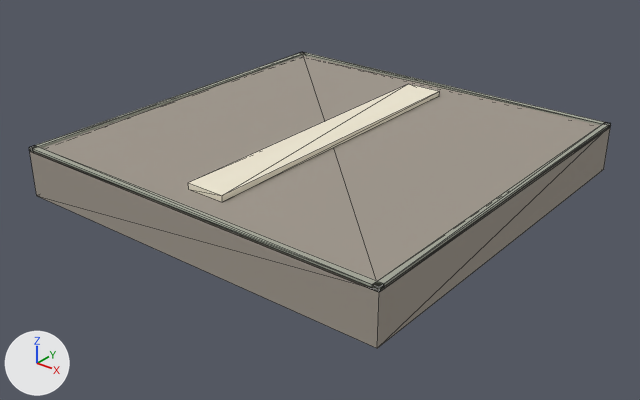
An edit to the glTF model assets/Blocks/glTF/Block_Road_Main.glb, drawn before and after from the same camera.
One viewpoint serves both versions: a 50 mm lens placed at (2.46, -3.15, 1.72), pointed at (0.02, -0.1, -0.17). Every picture has the same lights, and +X, +Y and +Z are marked at lower left. The picture after the commit comes second. Mesh edges are drawn as thin lines. Where no turn or scale is listed for an object, it has been applied to the vertices. Vertices at exactly the same position are counted once.

The older version as bpy lines, for what is in view:
```python
me_geometry_0 = bpy.data.meshes.new('geometry_0')
me_geometry_0.from_pydata(...)  # 40 vertices, 72 faces; spans x -1.0..1.0, y -1.0..1.0, z -0.12..0.15
me_geometry_0.materials.append(mat_material_0)
ob_geometry_0 = bpy.data.objects.new('geometry_0', me_geometry_0)
ob_geometry_0.location = (0.0, 0.0, 0.0)
```
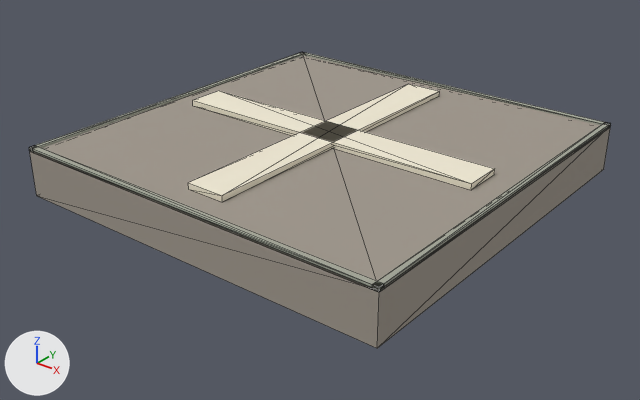
The change, as JSON lines over the scene's bpy script:
```json
{"block": "me_geometry_0", "where": "# used by ob_geometry_0; location = (0.0, 0.0, 0.0)"}
{"op": "remove", "block": "me_geometry_0", "code": "me_geometry_0.from_pydata(...)  # 40 vertices, 72 faces; spans x -1.0..1.0, y -1.0..1.0, z -0.12..0.15"}
{"op": "add", "block": "me_geometry_0", "code": "me_geometry_0.from_pydata(...)  # 48 vertices, 84 faces; spans x -1.0..1.0, y -1.0..1.0, z -0.12..0.15"}
{"block": "me_geometry_0", "change": "me_geometry_0 part 1: a new loose piece, a box spanning x -0.84..0.84, y -0.1..0.1, z 0.12..0.15, in mat_material_0"}
```

Boxes (x1, y1, x2, y2) around the edits, measured in the pictures (640 x 400 px):
```json
{"part": 1, "of": "me_geometry_0", "change": "added", "after": [193, 91, 495, 190]}
```
